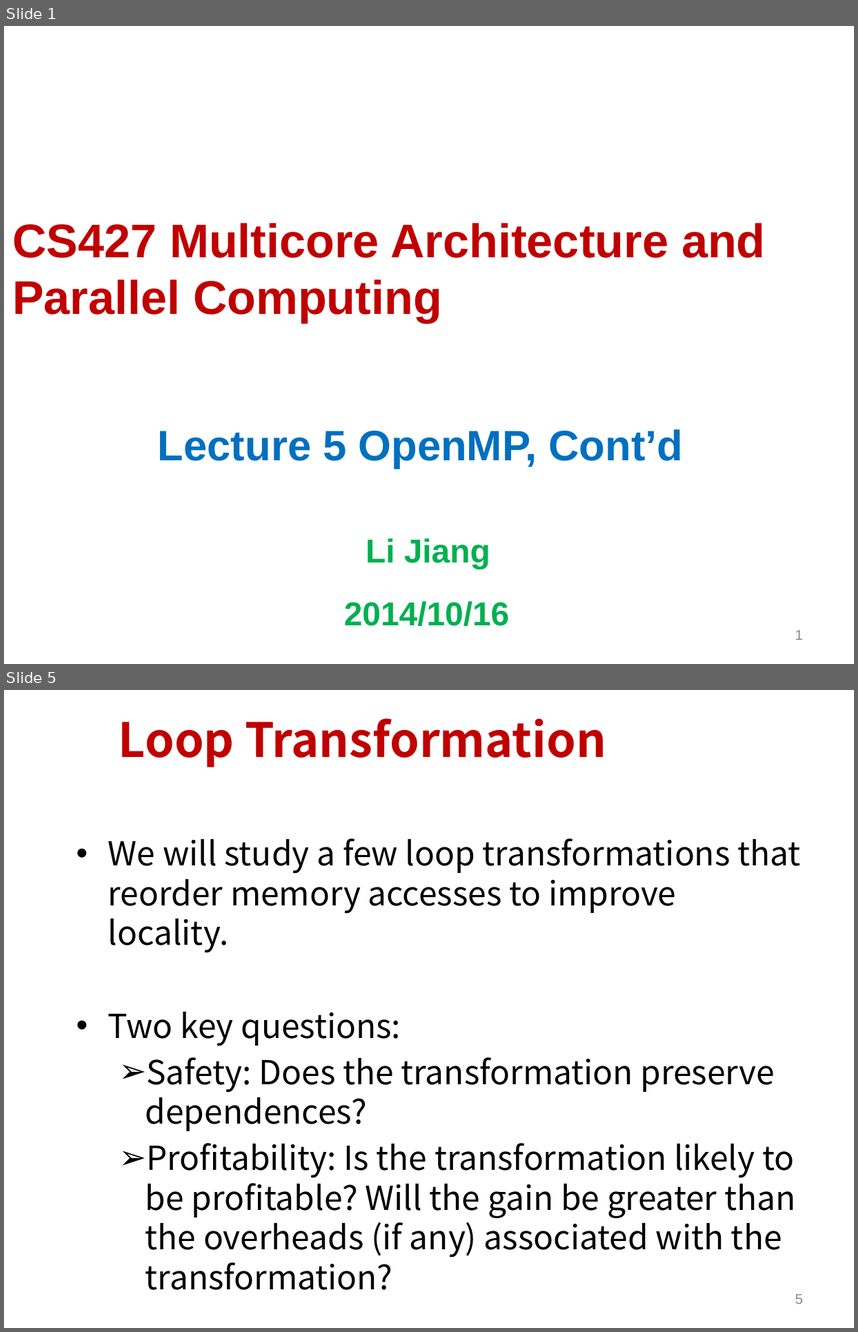
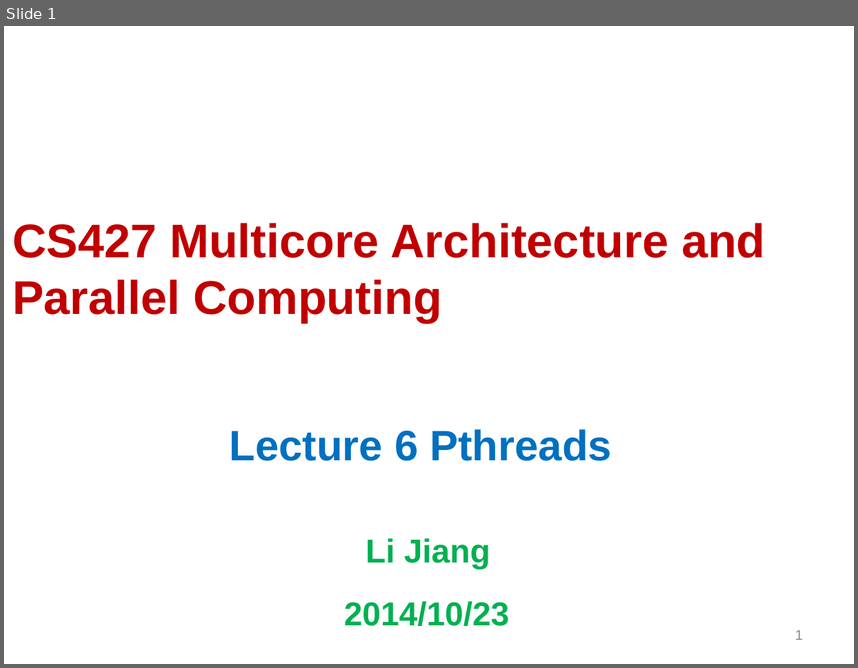
Before and after one commit to Tevic/CS427, a slide deck: files/Lecture05.pptx. Shown one above the other, each under a label of ours: slides 1 and 5 before the commit, slide 1 after it; the slides between them are not shown. The pictures are 858x1332 and 858x668 pixels, drawn with LibreOffice and Linux fonts; fonts in the diff are those of the drawing; background and template pictures are left out. Boxes give left, top, right and bottom in pixels: in the first picture for what was removed or moved away, otherwise in the second. Text is boxed around its words. In the diff, an @@ line names an element or a change of style, - is before the commit and + after.

```diff
--- a/files/Lecture05.pptx
+++ b/files/Lecture05.pptx
@@ slide 5 removed at (4,690,854,1328), background #FFFFFF @@
@@ title removed at (119,718,607,767) @@
-Loop Transformation
@@ text removed at (108,838,800,1290) @@
-• We will study a few loop transformations that reorder memory accesses to improve locality.
-• Two key questions:
-  ➢ Safety: Does the transformation preserve dependences?
-  ➢ Profitability: Is the transformation likely to be profitable? Will the gain be greater than the overheads (if any) associated with the transformation?
@@ page number removed at (795,1294,803,1303) @@
-5
@@ slide 1 changed as well @@
@@ subtitle at (230,429,611,461): text changed @@
-Lecture 5 OpenMP, Cont’d
+Lecture 6 Pthreads
@@ subtitle at (344,601,510,626): text changed @@
-2014/10/16
+2014/10/23
```
Also in this commit, not shown: 1 other slide changed, 49 slides added, 42 other slides removed, 15 other files.
